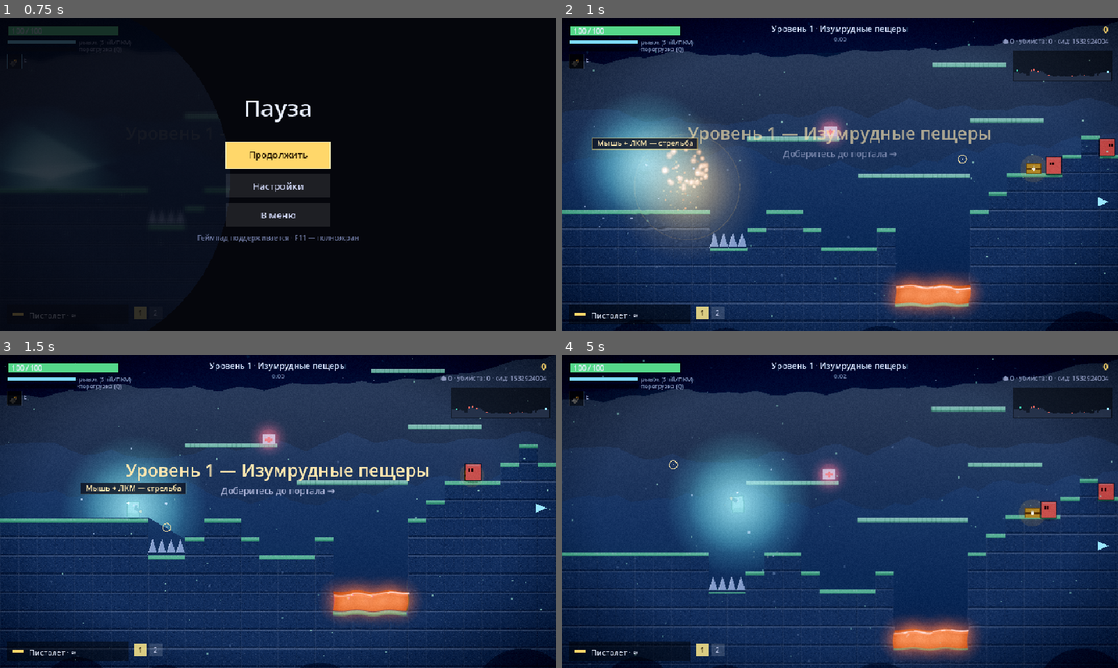
Above: before the commit, frames 1-4 (two rows, left to right).
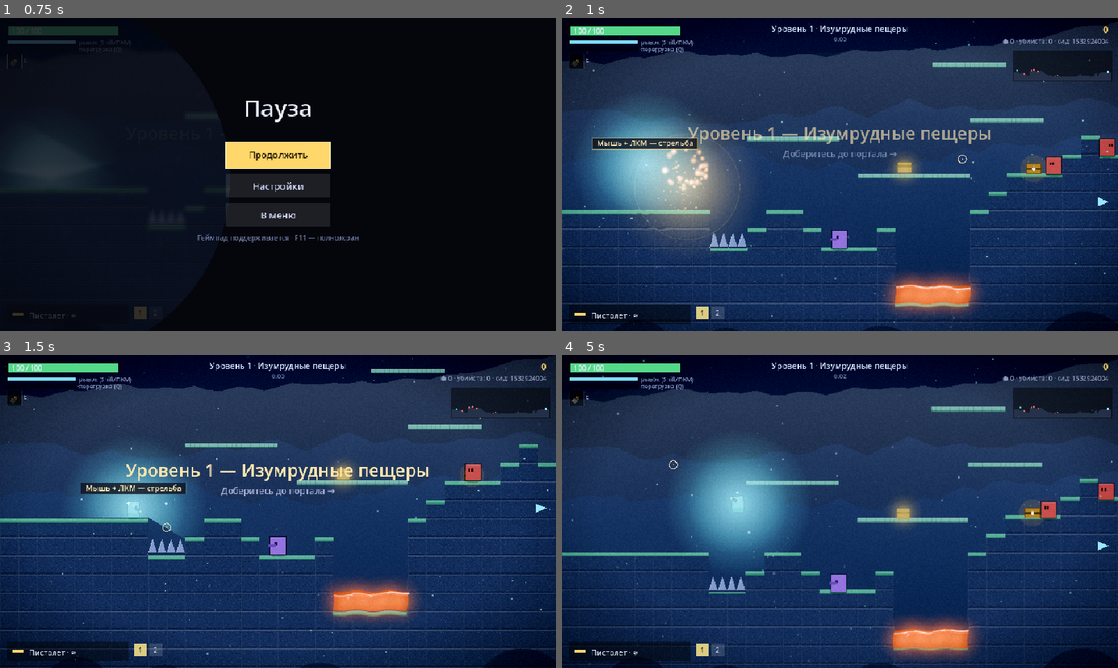
Above: after the commit, the same moments.

Repository: agent-carl/probable-enigma
Game: Godot game, scene res://Main.tscn
Two runs of this game, one before a commit and one after it. Both use one fixed random seed, a clock stepped at 60 frames per second and the inputs below.
Inputs (mouse positions are in pixels of both pictures, inside the frame that each line leads up to):
- Up to frame 1 (0.75 s): tap Enter at 0.5 s; move the mouse to (400, 158) at 0.52 s; hold D from 0.53 s (still down); tap P at 0.6 s; click (400, 158) at 0.67 s
- Up to frame 2 (1 s): keep holding D; tap Space at 0.77 s; tap E at 0.8 s
- Up to frame 3 (1.5 s): tap Space at 1.07 s; move the mouse to (166, 527) at 1.27 s; release D at 1.28 s; hold S from 1.28 s (still down); tap E at 1.35 s
- Up to frame 4 (5 s): tap Space at 1.52, 1.82, 2.75, 3.02, 3.32, 3.77, 4.07, 4.52, 4.82 s; tap P at 1.55, 2.1, 3.05, 4.55 s; move the mouse to (895, 442) at 2.02 s; release S at 2.03 s; hold D 2.03-2.78 s; tap E at 2.3, 3.8 s; move the mouse to (812, 574) at 2.77 s; hold W 2.78-3.53 s; tap Shift at 2.85 s; click (812, 574) at 2.92 s; move the mouse to (1006, 558) at 3.52 s; hold Q 3.53-4.28 s; hold A from 3.53 s (still down); tap Escape at 4.15 s; move the mouse to (673, 464) at 4.27 s; tap 1 at 4.35 s

Frame 1 is identical in both runs. In frame 2, 0.9% of the frame differs, in the area x 45-94%, y 17-75%; in frame 3, 0.9%; in frame 4, 1.0%, in the area x 45-94%, y 17-77%.

Commit message:
Алтари-события (риск/награда) + фикс мёртвых кнопок настроек
Контент-события для разнообразия забегов: на небоссовых уровнях с шансом
55% появляется алтарь с выбором «Принять/Отказаться» (пауза + оверлей):
- Кровавый алтарь: −25% макс. HP → случайная реликвия;
- Алтарь азарта: ставка половины монет, 50% ×2 или потеря;
- Алтарь ярости: +25% урона на весь забег, но призыв волны врагов;
- Целебный источник: полное лечение и щит ценой −10% макс. HP.
Реализация: level.shrines в generate_level (в стороне от спавна/выхода/
сундуков), update_shrines (касание → оверлей «shrine»), resolve_shrine
(применение эффекта, пометка used — решение раз), отрисовка алтаря (парящий
кристалл с свечением по типу) и оверлей выбора. Esc/геймпад-B = отказаться.
Всё локализовано (RU/EN), включая всплывающие тексты исходов.

Фикс регресса (найден при перепроверке): кнопки «Объёмный свет» и «Язык» в
настройках были привязаны к действиям, не обработанным в _on_ui, — клик
ничего не делал. Добавлены toggle_englight/toggle_lang в диспетчер.

Демо-флаги: --shrine <type> [--world] для скриншотов. Test.gd +секции 48
(генерация на небоссовых, отсутствие на боссовых, оверлей по касанию,
эффекты источника и кровавого алтаря, отсутствие повторного срабатывания)
и 49 (регресс: кнопки настроек реагируют). simulate() умеет проходить
алтари. Перепроверка: парсинг, все тесты, бенч 1.9 мс/кадр (188 врагов),
скриншоты оверлея и алтаря на карте (opengl3) — без ошибок.

Co-Authored-By: Claude Opus 4.8 <noreply@anthropic.com>
Claude-Session: https://claude.ai/code/session_01CUUtNpiNcdpS7KL7R6tZmp

Diff:
--- a/godot/Game.gd
+++ b/godot/Game.gd
@@ -141,6 +141,14 @@
 	{ "id": "frost",       "kind": "relic", "stat": "runs",   "need": 4 },
 	{ "id": "second",      "kind": "relic", "stat": "deaths", "need": 4 },
 ]
+
+# Алтари-события: интерактив с выбором риск/награда (1 шт. на уровень с шансом).
+const SHRINES := {
+	"blood":  { "icon": "🩸", "title": "Кровавый алтарь",  "offer": "Отдать 25% макс. HP в обмен на случайную реликвию." },
+	"gamble": { "icon": "🎲", "title": "Алтарь азарта",     "offer": "Поставить половину монет: с шансом 50% удвоить ставку, иначе потерять." },
+	"power":  { "icon": "🔥", "title": "Алтарь ярости",     "offer": "+25% к урону на весь забег, но пробудить волну врагов." },
+	"spring": { "icon": "✨", "title": "Целебный источник", "offer": "Восстановить всё здоровье и щит ценой −10% к максимуму HP." },
+}
 
 const ENEMY_BASE := {
 	"walker":  { "w": 26, "h": 28, "hp": 30, "spd": 1.1, "dmg": 12, "score": 10, "cd": 0, "fly": false },
@@ -215,6 +223,7 @@
 # разблокировки контента (оружие/реликвии открываются по ходу игры)
 var unlocks := {}        # id -> true (сохраняется)
 var prog := { "kills": 0, "bosses": 0, "chests": 0, "deep": 0, "runs": 0, "deaths": 0 }  # пожизненная статистика
+var pending_shrine := {}  # алтарь, по которому сейчас принимается решение (оверлей)
 var toasts := []         # всплывающие уведомления [{text, life}]
 
 var level := {}        # текущая карта
@@ -609,6 +618,22 @@
 	"дойти до уровня": "reach level",
 	"завершить забегов": "finish runs",
 	"погибнуть раз": "deaths",
+	"Кровавый алтарь": "Blood Altar",
+	"Отдать 25% макс. HP в обмен на случайную реликвию.": "Sacrifice 25% max HP for a random relic.",
+	"Алтарь азарта": "Altar of Chance",
+	"Поставить половину монет: с шансом 50% удвоить ставку, иначе потерять.": "Wager half your coins: 50% to double the bet, otherwise lose it.",
+	"Алтарь ярости": "Altar of Fury",
+	"+25% к урону на весь забег, но пробудить волну врагов.": "+25% damage for the whole run, but awaken a wave of enemies.",
+	"Целебный источник": "Healing Spring",
+	"Восстановить всё здоровье и щит ценой −10% к максимуму HP.": "Restore all health and shield at the cost of −10% max HP.",
+	"Принять": "Accept",
+	"Отказаться": "Decline",
+	"Решение можно принять только раз": "You can decide only once",
+	"Нет монет": "No coins",
+	"Выигрыш! +%d●": "Win! +%d●",
+	"Проигрыш… −%d●": "Lost… −%d●",
+	"Ярость! +25% урона": "Fury! +25% damage",
+	"Исцеление!": "Healed!",
 }
 
 # ============================== Жизненный цикл ==============================
@@ -684,6 +709,12 @@
 				P.x = ch0.x - 40.0
 				P.y = ch0.y - 12.0
 				cam = Vector2(ch0.x - VW / 2.0, ch0.y - VH / 2.0)
+			if "--shrine" in args:   # дебаг: алтарь рядом с игроком (оверлей при касании)
+				var st := args.find("--shrine")
+				var stype: String = args[st + 1] if (st >= 0 and st + 1 < args.size() and SHRINES.has(args[st + 1])) else "blood"
+				var off := 90.0 if "--world" in args else -4.0   # --world: рядом (видно алтарь), иначе под игроком (оверлей)
+				level.shrines = [{ "x": P.x + off, "y": P.y - 12.0, "w": 36.0, "h": 30.0, "type": stype, "used": false }]
+				coins = 40
 	queue_redraw()
 
 func _physics_process(_delta: float) -> void:
@@ -745,7 +776,7 @@
 	if demo_frame == 50 and "--shop" in OS.get_cmdline_args() and state == "play":
 		coins = 50
 		open_shop()
-	if state == "play" and "--chest" in OS.get_cmdline_args():
+	if state == "play" and ("--chest" in OS.get_cmdline_args() or "--world" in OS.get_cmdline_args()):
 		input.move = 0   # дебаг-скриншот сундука: бот стоит на месте
 		input.jump_pressed = false
 		input.jump_held = false
@@ -897,6 +928,7 @@
 			KEY_ESCAPE, KEY_P:
 				if state == "play": _set_state("pause")
 				elif state == "pause": _set_state("play")
+				elif state == "shrine": resolve_shrine(false)
 			KEY_M:
 				audio_enabled = not audio_enabled
 				if not audio_enabled:
@@ -948,7 +980,9 @@
 			JOY_BUTTON_DPAD_DOWN: _nav_move(1)
 			JOY_BUTTON_A: _nav_confirm()
 			JOY_BUTTON_B:
-				if state == "pause" or state == "help" or state == "meta" or state == "achievements" or state == "settings":
+				if state == "shrine":
+					resolve_shrine(false)
+				elif state == "pause" or state == "help" or state == "meta" or state == "achievements" or state == "settings":
 					_on_ui("settings_back" if state == "settings" else ("resume" if state == "pause" else "menu"))
 
 func _nav_move(d: int) -> void:
@@ -980,6 +1014,8 @@
 		"resume": _set_state("play")
 		"quit": _set_state("menu")
 		"shop_continue": shop_continue()
+		"shrine_accept": resolve_shrine(true)
+		"shrine_decline": resolve_shrine(false)
 		"meta": _set_state("meta")
 		"help": _set_state("help")
 		"achievements": _set_state("achievements")
@@ -1002,6 +1038,8 @@
 		"toggle_bloom": toggle_bloom()
 		"toggle_crt": toggle_crt()
 		"toggle_fullscreen": toggle_fullscreen()
+		"toggle_englight": toggle_englight()
+		"toggle_lang": toggle_lang()
 		_:
 			if key.begins_with("card"):
 				var i := int(key.substr(4))
@@ -1229,6 +1267,27 @@
 		if too_close:
 			continue
 		chests.append({ "x": hx * TILE + 2.0, "y": ground_y[hx] * TILE - 18.0, "w": 26.0, "h": 18.0, "opened": false })
+
+	# --- алтарь-событие: 1 на уровень с шансом, в стороне от спавна/выхода/сундуков ---
+	var shrines := []
+	if level_num % 5 != 0 and r.randf() < 0.55:
+		var shrine_keys: Array = SHRINES.keys()
+		for _t in range(40):
+			var sx := _rr(r, 12, W - 12)
+			if spike_cols.has(sx) or sx < 10 or sx > W - 10:
+				continue
+			var syc: int = ground_y[sx] - 1
+			if syc < 4 or _cell(grid, W, H, sx, syc) != T_EMPTY or _cell(grid, W, H, sx + 1, syc) != T_EMPTY:
+				continue
+			var near_chest := false
+			for c in chests:
+				if absi(int(c.x / TILE) - sx) < 5:
+					near_chest = true
+			if near_chest:
+				continue
+			var stype: String = shrine_keys[r.randi_range(0, shrine_keys.size() - 1)]
+			shrines.append({ "x": sx * TILE - 2.0, "y": ground_y[sx] * TILE - 30.0, "w": 36.0, "h": 30.0, "type": stype, "used": false })
+			break
 
 	# --- движущиеся платформы/лифты в открытых местах ---
 	var movers := []
@@ -1503,7 +1562,7 @@
 		"spawn": Vector2(2 * TILE + 6, ground_y[2] * TILE - 31),
 		"exit_px": exit_px, "enemies": enemy_list, "pickups": pickup_list,
 		"has_boss": is_boss_level, "crate_hp": crate_hp, "movers": movers, "hazards": hazards,
-		"lava_cells": lava_cells, "chests": chests,
+		"lava_cells": lava_cells, "chests": chests, "shrines": shrines,
 	}
 
 # ============================== Доступ к карте (рантайм) ==============================
@@ -2655,6 +2714,7 @@
 			update_bullets()
 			update_pickups()
 			update_chests()
+			update_shrines()
 		update_effects()
 		update_ambient()
 		update_camera()
@@ -3385,6 +3445,74 @@
 		if aabb(ch, P):
 			open_chest(ch)
 
+func update_shrines() -> void:
+	# подойдя к алтарю, открываем оверлей выбора (пауза)
+	for sh in level.get("shrines", []):
+		if sh.used:
+			continue
+		if aabb(sh, P):
+			pending_shrine = sh
+			play_sfx("portal")
+			_set_state("shrine")
+			return
+
+func resolve_shrine(accept: bool) -> void:
+	if pending_shrine.is_empty():
+		_set_state("play")
+		return
+	var sh: Dictionary = pending_shrine
+	sh.used = true
+	pending_shrine = {}
+	if accept:
+		var cx: float = P.x + P.w / 2.0
+		match sh.type:
+			"blood":
+				P.maxhp = maxi(30, int(P.maxhp * 0.75))
+				P.hp = minf(P.hp, P.maxhp)
+				var rid := random_unowned_relic()
+				if rid != "":
+					grant_relic(rid)
+				else:
+					coins += 12   # реликвий не осталось — компенсация
+					add_text(cx, P.y - 10, "+12●", Color("#ffd86b"))
+			"gamble":
+				var bet := int(coins / 2.0)
+				if bet <= 0:
+					add_text(cx, P.y - 10, T("Нет монет"), Color("#ff6b5e"))
+				elif rng.randf() < 0.5:
+					coins += bet
+					add_text(cx, P.y - 10, T("Выигрыш! +%d●") % bet, Color("#7df2a5"))
+				else:
+					coins -= bet
+					add_text(cx, P.y - 10, T("Проигрыш… −%d●") % bet, Color("#ff6b5e"))
+			"power":
+				P.stats.dmg_mul *= 1.25
+				add_text(cx, P.y - 10, T("Ярость! +25% урона"), Color("#ffb14d"))
+				_summon_wave(3 + lvl / 2)
+			"spring":
+				P.maxhp = maxi(30, int(P.maxhp * 0.9))
+				P.hp = P.maxhp
+				if P.max_shield <= 0.0:
+					P.max_shield = 30.0
+				P.shield = P.max_shield
+				add_text(cx, P.y - 10, T("Исцеление!"), Color("#7df2a5"))
+		flash = maxf(flash, 0.25)
+		play_sfx("portal")
+	_set_state("play")
+
+func _summon_wave(n: int) -> void:
+	# призыв небольшой волны врагов вокруг игрока (для «Алтаря ярости»)
+	var types := ["walker", "flyer", "exploder"]
+	for i in range(maxi(1, n)):
+		var ang := rng.randf() * TAU
+		var sx: float = P.x + cos(ang) * (90.0 + rng.randf() * 60.0)
+		var sy: float = P.y - 40.0 - rng.randf() * 40.0
+		sx = clampf(sx, TILE, level.px_w - TILE)
+		sy = clampf(sy, TILE, level.px_h - TILE)
+		var en := _spawn_enemy(types[rng.randi_range(0, types.size() - 1)], sx, sy)
+		enemies.append(en)
+		burst(sx + en.w / 2.0, sy + en.h / 2.0, 8, Color("#c08bff"))
+
 func open_chest(ch: Dictionary) -> void:
 	ch.opened = true
 	prog.chests = int(prog.get("chests", 0)) + 1   # пожизненный счётчик сундуков
@@ -3726,6 +3854,7 @@
 		_draw_hazards()
 		_draw_portal()
 		_draw_chests()
+		_draw_shrines()
 		_draw_pickups()
 		_draw_enemies()
 		_draw_player()
@@ -4688,6 +4817,40 @@
 		draw_circle(Vector2(cxp, cyp), rr, Color(0.47, 0.63, 1.0, 0.06))
 	draw_arc(Vector2(cxp, cyp), 20 * pulse, 0, TAU, 32, Color(1.6, 1.9, 2.2, 0.9), 3.0)
 	draw_arc(Vector2(cxp, cyp), 28 * pulse, 0, TAU, 32, Color(0.55, 0.74, 1.0, 0.5), 2.0)
+
+func _draw_shrines() -> void:
+	for sh in level.get("shrines", []):
+		var x: float = sh.x
+		var y: float = sh.y
+		if x + sh.w < _cam_draw.x - 40.0 or x > _cam_draw.x + VW + 40.0:
+			continue
+		var cxp: float = x + sh.w / 2.0
+		var def: Dictionary = SHRINES.get(sh.type, {})
+		var tint: Color = { "blood": Color("#d8484f"), "gamble": Color("#e0c24a"), "power": Color("#ff7a3d"), "spring": Color("#5fe0c0") }.get(sh.type, Color("#9d6bff"))
+		if sh.used:
+			# погасший алтарь — тёмный камень
+			draw_rect(Rect2(x + 6, y + 18, sh.w - 12, 12), Color("#2a2535"))
+			draw_rect(Rect2(x + 2, y + 28, sh.w - 4, 4), Color("#1a1622"))
+		else:
+			var pul := 0.5 + 0.5 * sin(tick * 0.08 + x * 0.05)
+			# свечение
+			draw_circle(Vector2(cxp, y + 8), sh.w * 0.7 + pul * 4.0, Color(tint.r, tint.g, tint.b, 0.14))
+			# постамент
+			draw_rect(Rect2(x + 4, y + 18, sh.w - 8, 12), Color("#3b3550"))
+			draw_rect(Rect2(x + 2, y + 28, sh.w - 4, 4), Color("#241f33"))
+			# парящий кристалл/чаша
+			var gl := 1.5 if bloom_on else 1.0
+			var fy := y + 6 + sin(tick * 0.06) * 2.0
+			draw_colored_polygon(PackedVector2Array([
+				Vector2(cxp, fy - 8), Vector2(cxp + 7, fy), Vector2(cxp, fy + 8), Vector2(cxp - 7, fy)]),
+				Color(tint.r * gl, tint.g * gl, tint.b * gl, 0.9))
+			draw_circle(Vector2(cxp, fy), 2.0 + pul, Color(1.4 * gl, 1.4 * gl, 1.4 * gl))
+			# подсказка-иконка над алтарём
+			var icon: String = def.get("icon", "?")
+			_text_world(Vector2(cxp - 6, y - 8), icon, 14, Color(1, 1, 1, 0.6 + 0.4 * pul))
+
+func _text_world(pos: Vector2, s: String, size: int, color: Color) -> void:
+	draw_string(font, pos, s, HORIZONTAL_ALIGNMENT_LEFT, -1, size, color)
 
 func _draw_chests() -> void:
 	for ch in level.get("chests", []):
@@ -5544,6 +5707,13 @@
 			_draw_collection_col(cx - 280, 124, "Оружие", "weapon")
 			_draw_collection_col(cx + 20, 124, "Реликвии", "relic")
 			_btn(Rect2(cx - 90, 452, 180, 36), "← Назад", "menu", false)
+		"shrine":
+			var sdef: Dictionary = SHRINES.get(pending_shrine.get("type", ""), {})
+			_text(Vector2(cx, 150), "%s  %s" % [sdef.get("icon", "✦"), T(sdef.get("title", "Алтарь"))], 30, Color("#ffe9b0"), true)
+			_draw_wrapped(sdef.get("offer", ""), cx - 230, 200, 460, 16, Color("#cfd6f5"))
+			_btn(Rect2(cx - 190, 300, 180, 48), "Принять", "shrine_accept")
+			_btn(Rect2(cx + 10, 300, 180, 48), "Отказаться", "shrine_decline", false)
+			_text(Vector2(cx, 372), "Решение можно принять только раз", 11, Color("#6f7aa3"), true)
 		"pause":
 			_text(Vector2(cx, 170), "Пауза", 40, Color("#eaf0ff"), true)
 			_btn(Rect2(cx - 90, 214, 180, 46), "Продолжить", "resume")
--- a/godot/Test.gd
+++ b/godot/Test.gd
@@ -1339,6 +1339,67 @@
 	_ok(int(game.prog.kills) >= 321, "lifetime stats persist across save/load")
 	game.relics = {}
 
+	# ---------- 48. Алтари-события ----------
+	var shr_total := 0
+	for lv in [1, 2, 3, 4, 6, 7, 8, 9]:   # небоссовые уровни
+		for s in range(1, 13):
+			shr_total += game.generate_level(s * 37 + lv, lv).shrines.size()
+	_ok(shr_total > 0, "shrines are generated on non-boss levels (%d)" % shr_total)
+	# боссовые уровни — без алтарей
+	var shr_boss := 0
+	for s in range(1, 13):
+		shr_boss += game.generate_level(s * 91, 5).shrines.size()
+	_ok(shr_boss == 0, "no shrines on boss levels")
+	# взаимодействие: подход открывает оверлей, решение помечает алтарь
+	var sWS := 24
+	var sHS := 12
+	var sgrid := PackedByteArray()
+	sgrid.resize(sWS * sHS)
+	for ty in range(10, sHS):
+		for tx in range(sWS):
+			sgrid[ty * sWS + tx] = 1
+	var shrine := { "x": 118.0, "y": 9 * 32 - 30.0, "w": 36.0, "h": 30.0, "type": "spring", "used": false }
+	game.level = { "W": sWS, "H": sHS, "grid": sgrid, "px_w": sWS * 32, "px_h": sHS * 32,
+		"crate_hp": {}, "theme": { "top": "#58c98f" }, "shrines": [shrine] }
+	game.P.x = 118.0
+	game.P.y = 9 * 32 - 30
+	game.state = "play"
+	game.update_shrines()
+	_ok(game.state == "shrine", "approaching a shrine opens the choice overlay")
+	_ok(not game.pending_shrine.is_empty(), "pending shrine set")
+	# приём «целебного источника»: лечит и снижает макс. HP
+	game.P.maxhp = 100.0
+	game.P.hp = 40.0
+	game.resolve_shrine(true)
+	_ok(game.state == "play", "resolving shrine resumes play")
+	_ok(shrine.used, "shrine marked used after decision")
+	_ok(game.P.maxhp == 90 and game.P.hp == 90, "spring heals to (reduced) max")
+	game.update_shrines()
+	_ok(game.state == "play", "used shrine does not re-trigger")
+	# кровавый алтарь: −25% макс. HP + реликвия
+	game.relics = {}
+	game.unlocks = { "detonate": true }   # есть что выдать
+	game.prog = { "kills": 0, "bosses": 0, "chests": 0, "deep": 0, "runs": 0, "deaths": 0 }
+	var blood := { "x": 0.0, "y": 0.0, "w": 36.0, "h": 30.0, "type": "blood", "used": false }
+	game.pending_shrine = blood
+	game.P.maxhp = 100.0
+	game.P.hp = 100.0
+	game.resolve_shrine(true)
+	_ok(game.P.maxhp == 75, "blood altar reduces max HP by 25%")
+	_ok(game.relics.size() >= 1, "blood altar grants a relic")
+	game.level = {}
+
+	# ---------- 49. Регресс: переключатели настроек реагируют ----------
+	var el_before: bool = game.engine_light
+	game._on_ui("toggle_englight")
+	_ok(game.engine_light != el_before, "settings button toggles engine light")
+	game._on_ui("toggle_englight")
+	var lang_before: String = game.lang
+	game._on_ui("toggle_lang")
+	_ok(game.lang != lang_before, "settings button toggles language")
+	game.lang = "ru"
+	game._save_settings()
+
 	if failures == 0:
 		print("\nALL TESTS PASSED")
 	else:
@@ -1374,6 +1435,8 @@
 			game.choose_upgrade(game.offer[i % game.offer.size()])
 		if game.state == "shop":
 			game.shop_continue()
+		if game.state == "shrine":
+			game.resolve_shrine(i % 2 == 0)   # бот то принимает, то отказывается
 		if game.state == "dead":
 			deaths += 1
 			game.start_run(seed_v + deaths, str(seed_v + deaths))
Not shown, changed: README.md
Not shown, changed: godot/README.md
